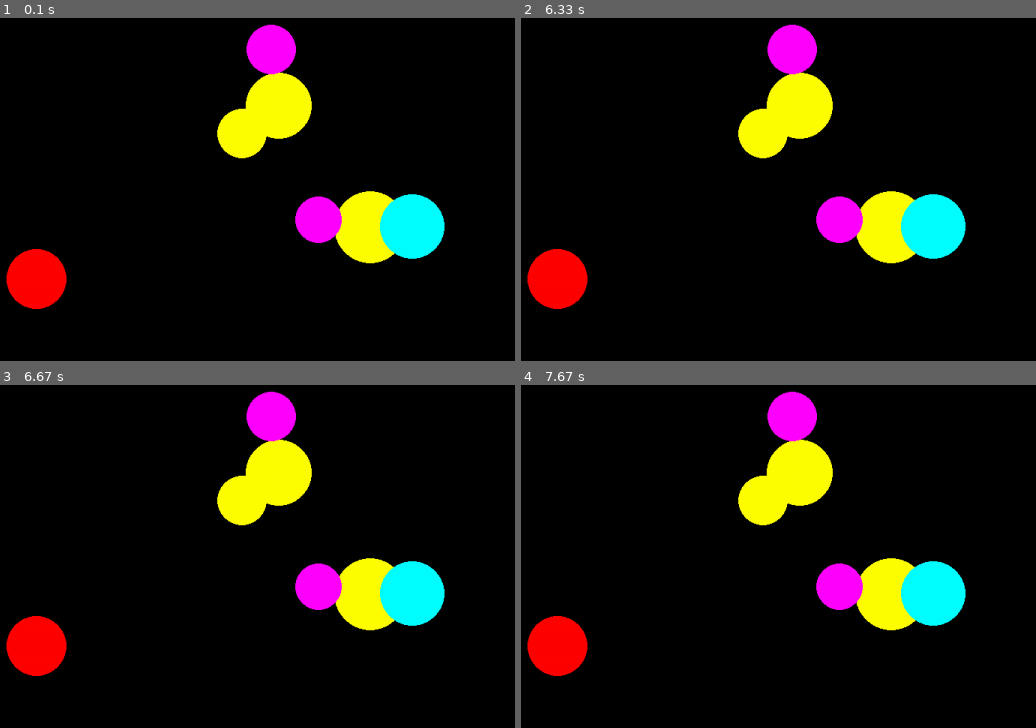
Above: before the commit, frames 1-4 (two rows, left to right).
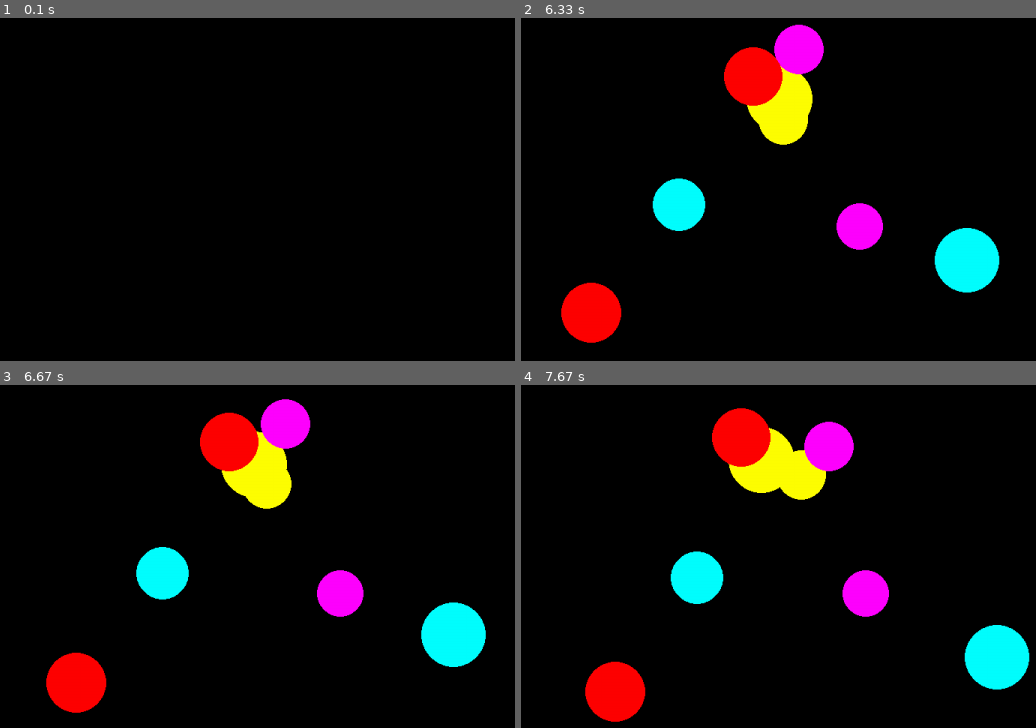
Above: after the commit, the same moments.

Repository: babichevko/proga_babichev_2021
Game: pygame game, started from поймайшарик.py
Two runs of this game, one before a commit and one after it. Both use one fixed random seed, a clock stepped at 60 frames per second and the inputs below.
Inputs (mouse positions are in pixels of both pictures, inside the frame that each line leads up to):
- Up to frame 1 (0.1 s): no input
- Up to frame 2 (6.33 s): click (860, 288) at 0.38 s; click (896, 261) at 6.27 s
- Up to frame 3 (6.67 s): move the mouse to (77, 614) at 6.5 s
- Up to frame 4 (7.67 s): click (598, 614) at 6.68 s; click (outside the picture) at 7.22 s; move the mouse to (outside the picture) at 7.57 s

The runs differ from the first frame. In frame 1, 10% of the frame differs, in the area x 1-87%, y 1-85%; in frame 2, 13%; in frame 3, 14%; in frame 4, 16%, in the area x 1-99%, y 1-99%.

Commit message:
шариков теперь много, все шевелятся, но нужно наладить постоянство скорости

Diff:
--- a/поймайшарик.py
+++ b/поймайшарик.py
@@ -3,7 +3,7 @@
 from random import randint
 pygame.init()
 
-FPS = 2
+FPS = 30
 screen = pygame.display.set_mode((1200, 900))
 
 RED = (255, 0, 0)
@@ -18,19 +18,21 @@
 global chislo_ochkov
 chislo_ochkov = 0
 balls = []
+v=[]
 
-def new_ball():
-    x = randint(100,700)
-    y = randint(100,500)
-    r = randint(30,50)
+for i in range(randint(6, 12)):
+    x = randint(100, 700)
+    y = randint(100, 500)
+    r = randint(30, 50)
     color = COLORS[randint(0, 5)]
-    dx = randint(5, 20)
-    dy = randint(5, 20)
-    balls.append([color, x, y, r, dx, dy])
+    balls.append([color, x, y, r])
+def new_ball(color, x, y, r):
     circle(screen, color, (x, y), r)
 
-for i in range(randint(3, 10)):
-    new_ball()
+for i in range(len(balls)):
+    vx = randint(-5, 5)
+    vy = randint(-5, 5)
+    v.append([vx, vy])
 
 def proverka_najatia(coordinaty_najatiya, coordinata_kruga_x, coordinata_kruga_y, radius_kruga):
     global najal
@@ -38,11 +40,9 @@
     coordinata_najatiya_x = coordinaty_najatiya[0]
     coordinata_najatiya_y = coordinaty_najatiya[1]
 
-#проверка попадания в шарик по теореме Пифагора
+    #проверка попадания в шарик по теореме Пифагора
     cvadrat_rasstoiania = (coordinata_kruga_x - coordinata_najatiya_x) ** 2 + (coordinata_kruga_y - coordinata_najatiya_y) ** 2
-    if cvadrat_rasstoiania > radius_kruga ** 2:
-        print('мимо!')
-    else:
+    if cvadrat_rasstoiania < radius_kruga ** 2:
         najal = True
         print('молодец!')
 
@@ -59,8 +59,8 @@
         elif event.type == pygame.MOUSEBUTTONDOWN:
             print('лови подлеца!')
             if event.button == 1:
-                for i in balls:
-                    proverka_najatia(event.pos, i[2], i[3], i[4])
+                for i in range(len(balls)):
+                    proverka_najatia(event.pos, balls[i][1], balls[i][2], balls[i][3])
                     if najal == True:
                         balls.pop(i)
                         x = randint(100, 700)
@@ -68,13 +68,16 @@
                         r = randint(30, 50)
                         color = COLORS[randint(0, 5)]
                         balls.append([color, x, y, r])
-                        pygame.display.update()
-                        new_ball()
-                        pygame.display.update()
                         chislo_ochkov+=1
-                else:
+        for i in range(len(balls)):
+            color, x, y, r = balls[i]
+            new_ball(color, x, y, r)
+        for i in range(len(balls)):
+            balls[i][1] += v[i][0]
+            balls[i][2] += v[i][1]
 
-                    pygame.display.update()
+        pygame.display.update()
+        screen.fill(BLACK)
 
 print('ваши очки:', chislo_ochkov)
 pygame.quit()
